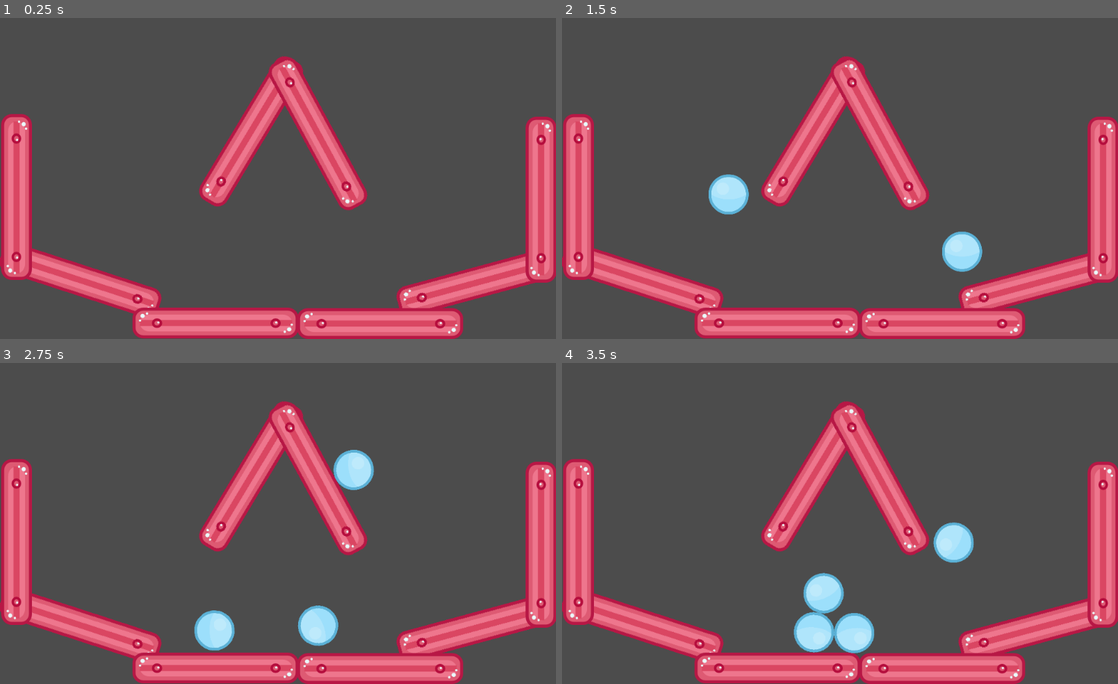
Above: before the commit, frames 1-4 (two rows, left to right).
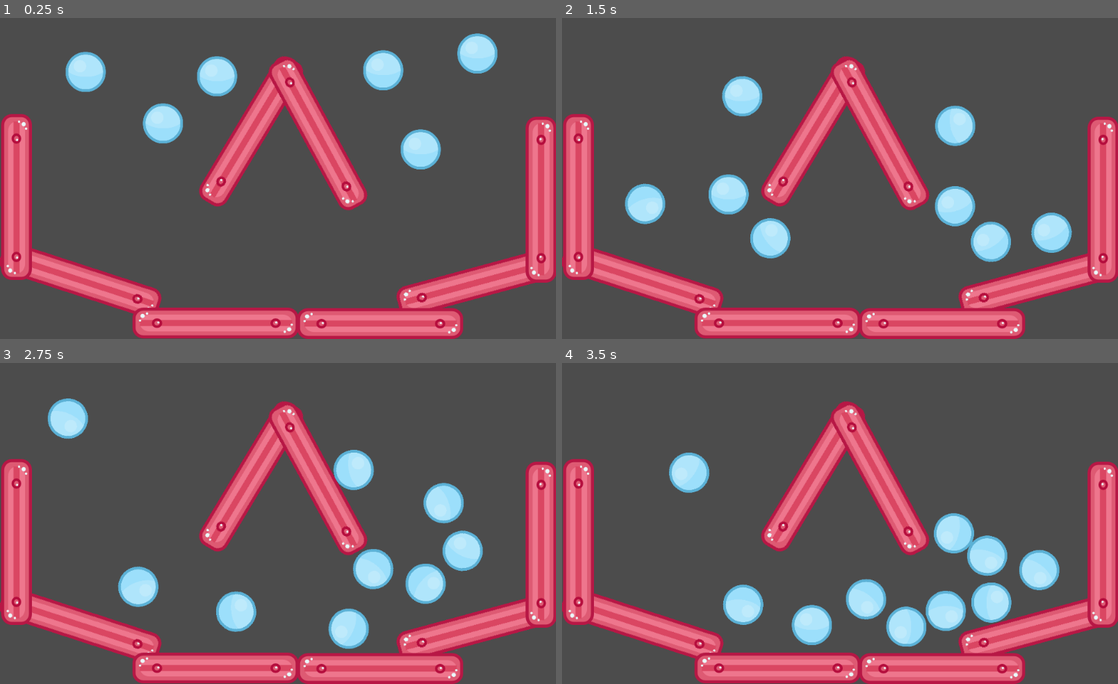
Above: after the commit, the same moments.

Repository: artnavsegda/gdnavsegda
Game: Godot game, scene res://Main.tscn
Two runs of this game, one before a commit and one after it. Both use one fixed random seed, a clock stepped at 60 frames per second and the inputs below.
Inputs (mouse positions are in pixels of both pictures, inside the frame that each line leads up to):
- Up to frame 1 (0.25 s): no input
- Up to frame 2 (1.5 s): move the mouse to (962, 159) at 0.52 s; press the mouse at (962, 159) at 0.53 s; move the mouse to (728, 191) at 1.27 s; release the mouse at (728, 191) at 1.28 s; click (728, 191) at 1.35 s
- Up to frame 3 (2.75 s): move the mouse to (333, 449) at 2.02 s; press the mouse at (333, 449) at 2.03 s
- Up to frame 4 (3.5 s): move the mouse to (812, 587) at 2.77 s; release the mouse at (812, 587) at 2.78 s; click (812, 587) at 2.85 s

The runs differ from the first frame. In frame 1, 4.4% of the frame differs, in the area x 11-90%, y 4-48%; in frame 2, 5.7%; in frame 3, 7.0%; in frame 4, 8.3%, in the area x 19-90%, y 27-91%.

Commit message:
instancing

Diff:
--- a/instancing/Ball.tscn
+++ b/instancing/Ball.tscn
@@ -3,6 +3,7 @@
 [ext_resource path="res://assets/ballBlue_10.png" type="Texture" id=1]
 
 [sub_resource type="PhysicsMaterial" id=1]
+bounce = 2.0
 
 [sub_resource type="CircleShape2D" id=2]
 radius = 37.1452
--- a/instancing/Main.tscn
+++ b/instancing/Main.tscn
@@ -39,7 +39,6 @@
 [node name="WallContainer" type="Node" parent="."]
 
 [node name="Wall2" type="StaticBody2D" parent="WallContainer"]
-editor/display_folded = true
 position = Vector2( 880.952, 495.157 )
 rotation = -0.264907
 physics_material_override = SubResource( 1 )
@@ -55,7 +54,6 @@
 shape = SubResource( 2 )
 
 [node name="Wall7" type="StaticBody2D" parent="WallContainer"]
-editor/display_folded = true
 position = Vector2( 462.444, 216.865 )
 rotation = -1.02983
 physics_material_override = SubResource( 3 )
@@ -71,7 +69,6 @@
 shape = SubResource( 2 )
 
 [node name="Wall8" type="StaticBody2D" parent="WallContainer"]
-editor/display_folded = true
 position = Vector2( 585.534, 221.147 )
 rotation = 1.07416
 physics_material_override = SubResource( 4 )
@@ -87,7 +84,6 @@
 shape = SubResource( 2 )
 
 [node name="Wall4" type="StaticBody2D" parent="WallContainer"]
-editor/display_folded = true
 position = Vector2( 996.874, 342.897 )
 rotation = -1.5708
 physics_material_override = SubResource( 5 )
@@ -103,7 +99,6 @@
 shape = SubResource( 2 )
 
 [node name="Wall1" type="StaticBody2D" parent="WallContainer"]
-editor/display_folded = true
 position = Vector2( 148.047, 491.522 )
 rotation = 0.315662
 physics_material_override = SubResource( 6 )
@@ -119,7 +114,6 @@
 shape = SubResource( 2 )
 
 [node name="Wall5" type="StaticBody2D" parent="WallContainer"]
-editor/display_folded = true
 position = Vector2( 30.2087, 337.685 )
 rotation = 1.5708
 physics_material_override = SubResource( 7 )
@@ -135,7 +129,6 @@
 shape = SubResource( 2 )
 
 [node name="Wall3" type="StaticBody2D" parent="WallContainer"]
-editor/display_folded = true
 position = Vector2( 397.133, 570.384 )
 physics_material_override = SubResource( 8 )
 __meta__ = {
@@ -150,7 +143,6 @@
 shape = SubResource( 2 )
 
 [node name="Wall6" type="StaticBody2D" parent="WallContainer"]
-editor/display_folded = true
 position = Vector2( 699.667, 571.226 )
 physics_material_override = SubResource( 9 )
 __meta__ = {
@@ -163,3 +155,22 @@
 [node name="CollisionShape2D" type="CollisionShape2D" parent="WallContainer/Wall6"]
 rotation = 1.5708
 shape = SubResource( 2 )
+
+[node name="Ball" parent="." instance=ExtResource( 2 )]
+position = Vector2( 400, 104 )
+
+[node name="Ball2" parent="." instance=ExtResource( 2 )]
+position = Vector2( 300, 191 )
+
+[node name="Ball3" parent="." instance=ExtResource( 2 )]
+position = Vector2( 158, 79 )
+gravity_scale = 10.0
+
+[node name="Ball4" parent="." instance=ExtResource( 2 )]
+position = Vector2( 706, 93 )
+
+[node name="Ball5" parent="." instance=ExtResource( 2 )]
+position = Vector2( 879, 62 )
+
+[node name="Ball6" parent="." instance=ExtResource( 2 )]
+position = Vector2( 775, 239 )
--- a/instancing/project.godot
+++ b/instancing/project.godot
@@ -10,7 +10,6 @@
 
 _global_script_classes=[  ]
 _global_script_class_icons={
-
 }
 
 [application]
Not shown, changed: .DS_Store
